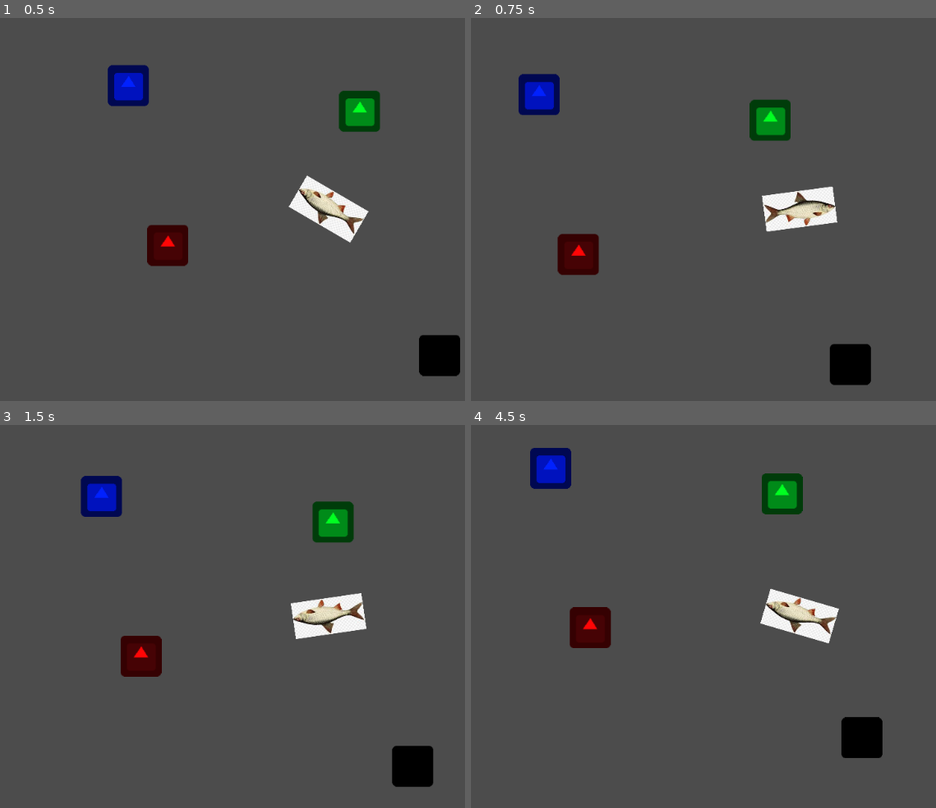
Above: before the commit, frames 1-4 (two rows, left to right).
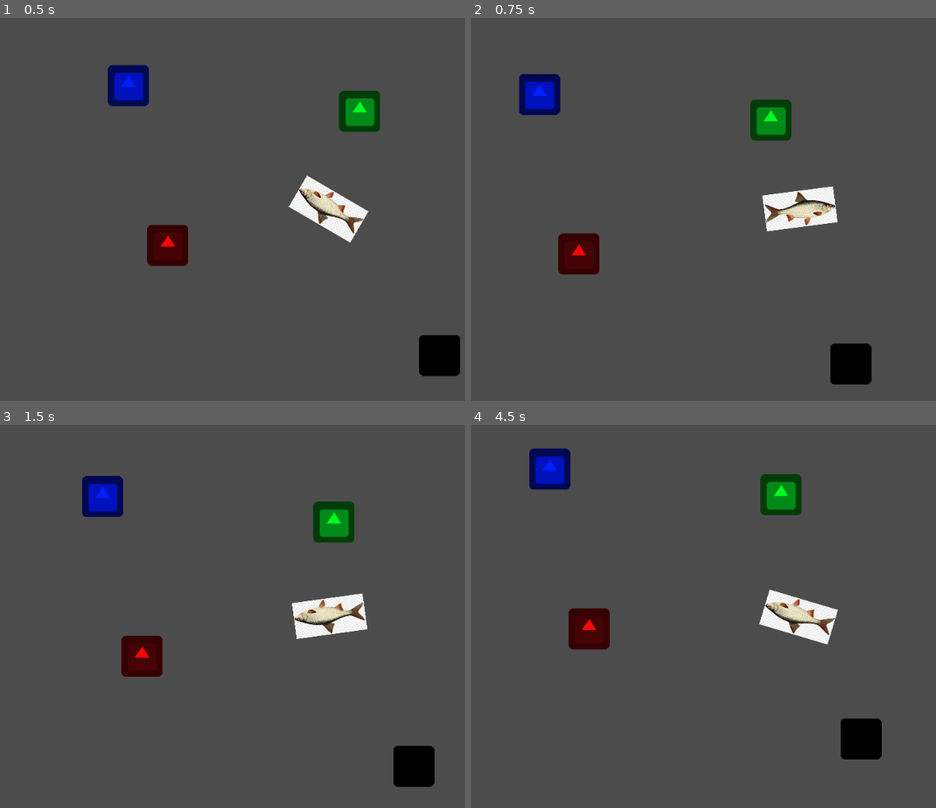
Above: after the commit, the same moments.

Repository: PhyroDev/AFishOutOfWater
Game: Godot game, scene res://Scenes/TestWorld/TestWorld.tscn
Two runs of this game, one before a commit and one after it. Both use one fixed random seed, a clock stepped at 60 frames per second and the inputs below. The engine's default icon, where the game draws it, is replaced by a stand-in: a white triangle on a blue panel in a dark square.
Inputs (mouse positions are in pixels of both pictures, inside the frame that each line leads up to):
- Up to frame 1 (0.5 s): no input
- Up to frame 2 (0.75 s): move the mouse to (outside the picture) at 0.52 s; press the mouse at (outside the picture) at 0.53 s
- Up to frame 3 (1.5 s): move the mouse to (195, 635) at 1.27 s; release the mouse at (195, 635) at 1.28 s; click (195, 635) at 1.35 s
- Up to frame 4 (4.5 s): move the mouse to (866, 532) at 2.02 s; press the mouse at (866, 532) at 2.03 s; move the mouse to (768, 693) at 2.77 s; release the mouse at (768, 693) at 2.78 s; click (768, 693) at 2.85 s; move the mouse to (outside the picture) at 3.52 s; press the mouse at (outside the picture) at 3.53 s; move the mouse to (601, 559) at 4.27 s; release the mouse at (601, 559) at 4.28 s; click (601, 559) at 4.35 s

Frame 1 is identical in both runs. In frame 2, 0.5% of the frame differs, in the area x 10-87%, y 14-96%; in frame 3, 0.7%; in frame 4, 1.2%, in the area x 12-89%, y 5-88%.

Commit message:
Screen Shake

Diff:
--- a/FishOuttaWater/Entities/Prototype/CrashableTest/CrashableTest.gd
+++ b/FishOuttaWater/Entities/Prototype/CrashableTest/CrashableTest.gd
@@ -3,7 +3,6 @@
 class_name Crashable
 
 var dead = false
-var velocity = Vector2.ZERO
 
 func knockback(body):
 	dead = true
@@ -11,3 +10,7 @@
 	var dir = global_position - body.global_position
 
 	dir = move_and_slide(dir * 100)
+
+	yield(get_tree().create_timer(1.0), "timeout")
+
+	queue_free()
--- /dev/null
+++ b/FishOuttaWater/Player/Camera/CameraScript.gd
@@ -0,0 +1,13 @@
+extends Camera2D
+
+func small_shake() -> void:
+	$CameraShake.start(0.2, 30, 4, 0)
+
+func medium_shake() -> void:
+	$CameraShake.start(0.2, 45, 5, 1)
+
+func big_shake() -> void:
+	$CameraShake.start(0.3, 50, 6, 2)
+
+func very_big_shake():
+	$CameraShake.start(0.5, 70, 7, 3)
--- /dev/null
+++ b/FishOuttaWater/Player/Camera/ScreenShake/CameraShake.gd
@@ -0,0 +1,42 @@
+extends Node
+
+const TRANS = Tween.TRANS_SINE
+const EASE = Tween.EASE_IN_OUT
+
+var amplitude = 0
+var priority = 0
+
+onready var camera = get_parent()
+
+func start(duration = 0.2, frequency = 15, amplitude = 16, priority = 0):
+	if (priority >= self.priority):
+		self.priority = priority
+		self.amplitude = amplitude
+
+		$Duration.wait_time = duration
+		$Frequency.wait_time = 1 / float(frequency)
+		$Duration.start()
+		$Frequency.start()
+
+		_new_shake()
+
+func _new_shake():
+	var rand = Vector2()
+	rand.x = rand_range(-amplitude, amplitude)
+	rand.y = rand_range(-amplitude, amplitude)
+
+	$ShakeTween.interpolate_property(camera, "offset", camera.offset, rand, $Frequency.wait_time, TRANS, EASE)
+	$ShakeTween.start()
+
+func _reset():
+	$ShakeTween.interpolate_property(camera, "offset", camera.offset, Vector2(), $Frequency.wait_time, TRANS, EASE)
+	$ShakeTween.start()
+
+	priority = 0
+
+func _on_Frequency_timeout():
+	_new_shake()
+
+func _on_Duration_timeout():
+	_reset()
+	$Frequency.stop()
--- /dev/null
+++ b/FishOuttaWater/Player/Camera/ScreenShake/CameraShake.tscn
@@ -0,0 +1,15 @@
+[gd_scene load_steps=2 format=2]
+
+[ext_resource path="res://Player/Camera/ScreenShake/CameraShake.gd" type="Script" id=1]
+
+[node name="CameraShake" type="Node"]
+script = ExtResource( 1 )
+
+[node name="ShakeTween" type="Tween" parent="."]
+
+[node name="Frequency" type="Timer" parent="."]
+
+[node name="Duration" type="Timer" parent="."]
+
+[connection signal="timeout" from="Frequency" to="." method="_on_Frequency_timeout"]
+[connection signal="timeout" from="Duration" to="." method="_on_Duration_timeout"]
--- a/FishOuttaWater/Player/Player.gd
+++ b/FishOuttaWater/Player/Player.gd
@@ -11,6 +11,8 @@
 func _input(event):
 	if event.is_action_pressed("LMB") and can_dash:
 		dash()
+
+		$Camera2D.small_shake()
 
 func _physics_process(delta):
 	if position.distance_to(get_global_mouse_position()) > 6:
--- a/FishOuttaWater/Player/Player.tscn
+++ b/FishOuttaWater/Player/Player.tscn
@@ -1,8 +1,10 @@
-[gd_scene load_steps=6 format=2]
+[gd_scene load_steps=8 format=2]
 
 [ext_resource path="res://Player/Prototype/fish.png" type="Texture" id=1]
 [ext_resource path="res://Player/Player.gd" type="Script" id=2]
 [ext_resource path="res://Player/HitBox.gd" type="Script" id=3]
+[ext_resource path="res://Player/Camera/ScreenShake/CameraShake.tscn" type="PackedScene" id=4]
+[ext_resource path="res://Player/Camera/CameraScript.gd" type="Script" id=5]
 
 [sub_resource type="CapsuleShape2D" id=1]
 radius = 29.0
@@ -30,6 +32,9 @@
 current = true
 zoom = Vector2( 2, 2 )
 process_mode = 0
+script = ExtResource( 5 )
+
+[node name="CameraShake" parent="Camera2D" instance=ExtResource( 4 )]
 
 [node name="HitBox" type="Area2D" parent="."]
 collision_layer = 0
